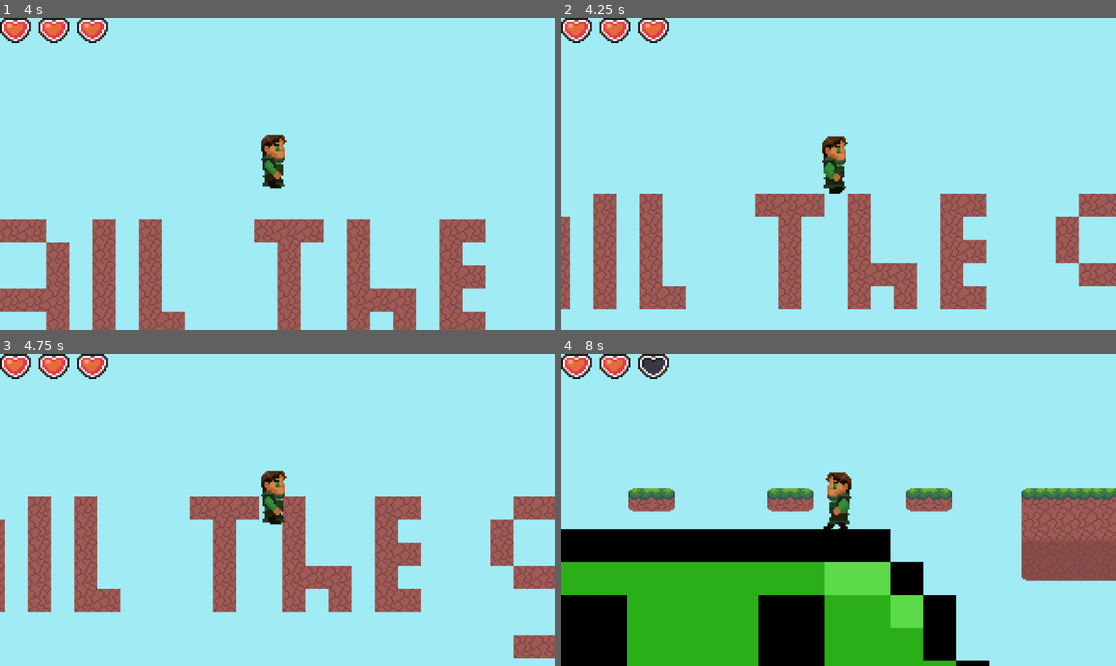
Above: before the commit, frames 1-4 (two rows, left to right).
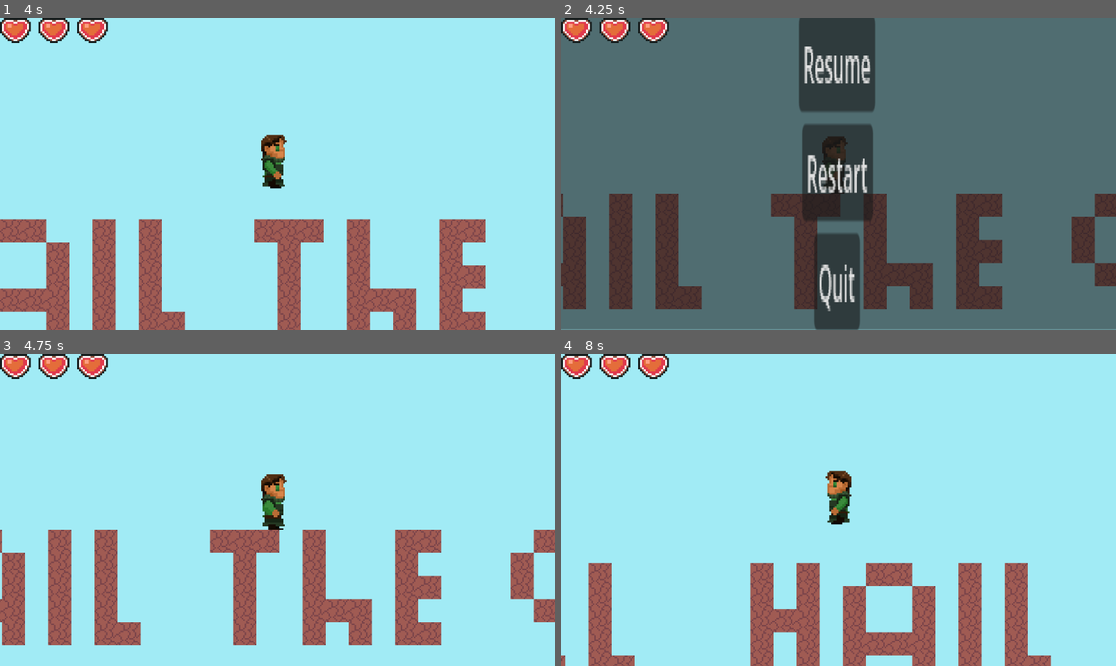
Above: after the commit, the same moments.

Repository: Vytisbrr/Shifted-by-Volt-games
Game: Godot game, scene res://Scenes/world.tscn
Two runs of this game, one before a commit and one after it. Both use one fixed random seed, a clock stepped at 60 frames per second and the inputs below.
Inputs (mouse positions are in pixels of both pictures, inside the frame that each line leads up to):
- Up to frame 1 (4 s): hold D (move right) 0.53-2.03 s; tap Space (jump) at 0.77, 1.52, 3.02, 3.77 s; hold A (move left) 2.03-2.78 s; hold D (move right) from 2.78 s (still down)
- Up to frame 2 (4.25 s): keep holding D (move right); tap Escape (esc, bound only after the commit) at 4.15 s
- Up to frame 3 (4.75 s): release D (move right) at 4.25 s; click (277, 400) at 4.25 s, where only the run after the commit has a clickable "Resume"
- Up to frame 4 (8 s): hold A (move left) 5.03-5.78 s; tap Space (jump) at 5.27, 6.77, 7.52 s; hold D (move right) 5.78-6.53 s; hold A (move left) from 6.53 s (still down)

Frame 1 is identical in both runs. In frame 2, 99% of the frame differs, in the area x 0-100%, y 0-100%; in frame 3, 22%; in frame 4, 40%.

Commit message:
fixed pause menu

Diff:
--- a/Scenes/Player.tscn
+++ b/Scenes/Player.tscn
@@ -6,6 +6,7 @@
 [ext_resource type="Texture2D" uid="uid://t418j6q8qjyb" path="res://Anim/Player animations/wrigg/wrigg jump.png" id="4_7jw1a"]
 [ext_resource type="Texture2D" uid="uid://cgm0mu765l2p4" path="res://Anim/Player animations/wrigg/wrigg fall.png" id="5_2to3p"]
 [ext_resource type="PackedScene" uid="uid://677rib80d2io" path="res://ui/hearts.tscn" id="6_1y5o0"]
+[ext_resource type="PackedScene" uid="uid://bqj0s2xcolqj3" path="res://ui/pause_menu.tscn" id="7_wh3cp"]
 
 [sub_resource type="RectangleShape2D" id="RectangleShape2D_wt4lo"]
 size = Vector2(59, 226)
@@ -342,6 +343,13 @@
 wait_time = 0.3
 one_shot = true
 
+[node name="Pause Menu" parent="." instance=ExtResource("7_wh3cp")]
+offset_left = 1007.0
+offset_top = -368.0
+offset_right = 1007.0
+offset_bottom = -368.0
+scale = Vector2(4.52, 12.96)
+
 [connection signal="timeout" from="coyotetimer" to="." method="_on_coyotetimer_timeout"]
 [connection signal="area_entered" from="hitbox" to="." method="_on_hitbox_area_entered"]
 [connection signal="timeout" from="Deathtimer" to="." method="_on_deathtimer_timeout"]
--- a/Scripts/player.gd
+++ b/Scripts/player.gd
@@ -1,5 +1,4 @@
 extends CharacterBody2D
-
 
 signal healthChanged
 @export var speed = 1000
--- a/project.godot
+++ b/project.godot
@@ -32,7 +32,7 @@
 "events": [Object(InputEventKey,"resource_local_to_scene":false,"resource_name":"","device":-1,"window_id":0,"alt_press …(191 unchanged characters)…
 ]
 }
-Pause={
+esc={
 "deadzone": 0.5,
 "events": [Object(InputEventKey,"resource_local_to_scene":false,"resource_name":"","device":0,"window_id":0,"alt_presse …(194 unchanged characters)…
 ]
--- /dev/null
+++ b/ui/pause_menu.gd
@@ -0,0 +1,37 @@
+extends Control
+
+var pausemenuatstartfixed = false
+
+func resume():
+	get_tree().paused = false
+	hide()
+func pause():
+	show()
+func didgamejuststart():
+	if pausemenuatstartfixed == false:
+		pausemenuatstartfixed = true
+		hide()
+
+
+func testEsc():
+	if Input.is_action_just_pressed("esc") && get_tree().paused == false:
+		get_tree().paused = true
+		pause()
+		print("HELP ME I NEED HELP")
+	elif Input.is_action_just_pressed("esc") && get_tree().paused == true:
+		get_tree().paused = false
+		resume()
+		print("HELP ME I NEED HELP")
+
+func _on_resume_pressed() -> void:
+	resume()
+
+func _on_restart_pressed() -> void:
+	get_tree().reload_current_scene()
+
+func _on_quit_pressed() -> void:
+	get_tree().quit()
+
+func _process(delta: float):
+	didgamejuststart()
+	testEsc()
--- /dev/null
+++ b/ui/pause_menu.tscn
@@ -0,0 +1,54 @@
+[gd_scene load_steps=2 format=3 uid="uid://bqj0s2xcolqj3"]
+
+[ext_resource type="Script" path="res://ui/pause_menu.gd" id="1_8jltk"]
+
+[node name="Pause Menu" type="Control"]
+process_mode = 3
+layout_mode = 3
+anchors_preset = 15
+anchor_right = 1.0
+anchor_bottom = 1.0
+offset_right = 1092.0
+offset_bottom = 339.0
+grow_horizontal = 2
+grow_vertical = 2
+script = ExtResource("1_8jltk")
+
+[node name="PanelContainer" type="PanelContainer" parent="."]
+layout_mode = 1
+anchors_preset = -1
+anchor_left = 0.217
+anchor_right = 0.5
+anchor_bottom = 0.639
+offset_left = -482.247
+offset_top = -20.0
+offset_right = 33.5
+offset_bottom = -0.071991
+grow_horizontal = 2
+
+[node name="VBoxContainer" type="VBoxContainer" parent="PanelContainer"]
+layout_mode = 2
+
+[node name="Resume" type="Button" parent="PanelContainer/VBoxContainer"]
+layout_mode = 2
+size_flags_horizontal = 4
+size_flags_vertical = 6
+text = "Resume"
+
+[node name="Restart" type="Button" parent="PanelContainer/VBoxContainer"]
+layout_mode = 2
+size_flags_horizontal = 4
+size_flags_vertical = 6
+text = "Restart"
+
+[node name="Quit" type="Button" parent="PanelContainer/VBoxContainer"]
+layout_mode = 2
+size_flags_horizontal = 4
+size_flags_vertical = 6
+text = "Quit"
+
+[node name="CanvasLayer" type="CanvasLayer" parent="PanelContainer/VBoxContainer"]
+
+[connection signal="pressed" from="PanelContainer/VBoxContainer/Resume" to="." method="_on_resume_pressed"]
+[connection signal="pressed" from="PanelContainer/VBoxContainer/Restart" to="." method="_on_restart_pressed"]
+[connection signal="pressed" from="PanelContainer/VBoxContainer/Quit" to="." method="_on_quit_pressed"]
Not shown: 1 places in Scenes/Player.tscn that only renumber resources
